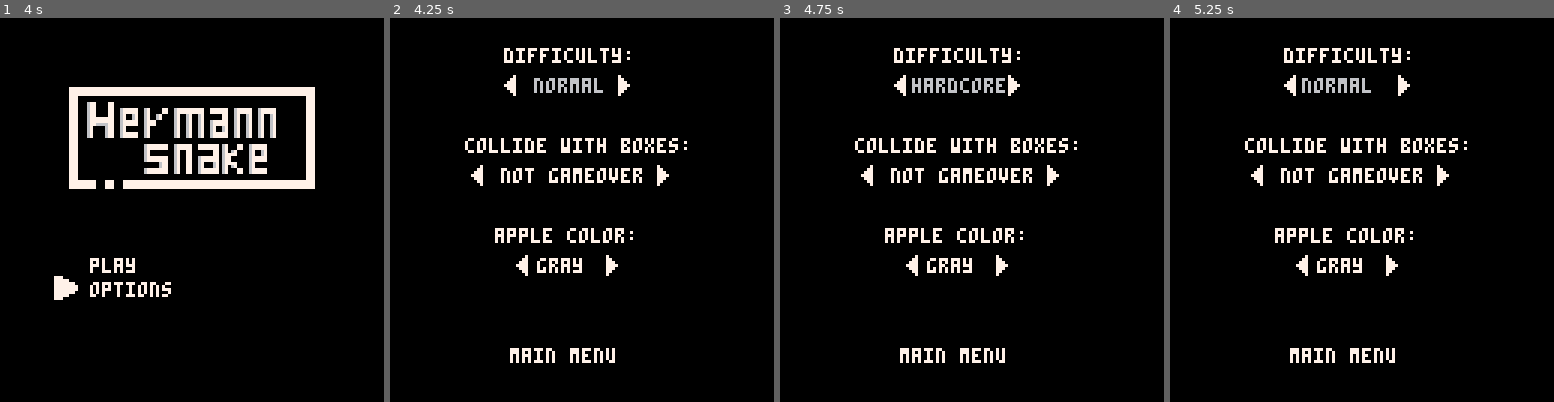
Above: before the commit, frames 1-4 (left to right).
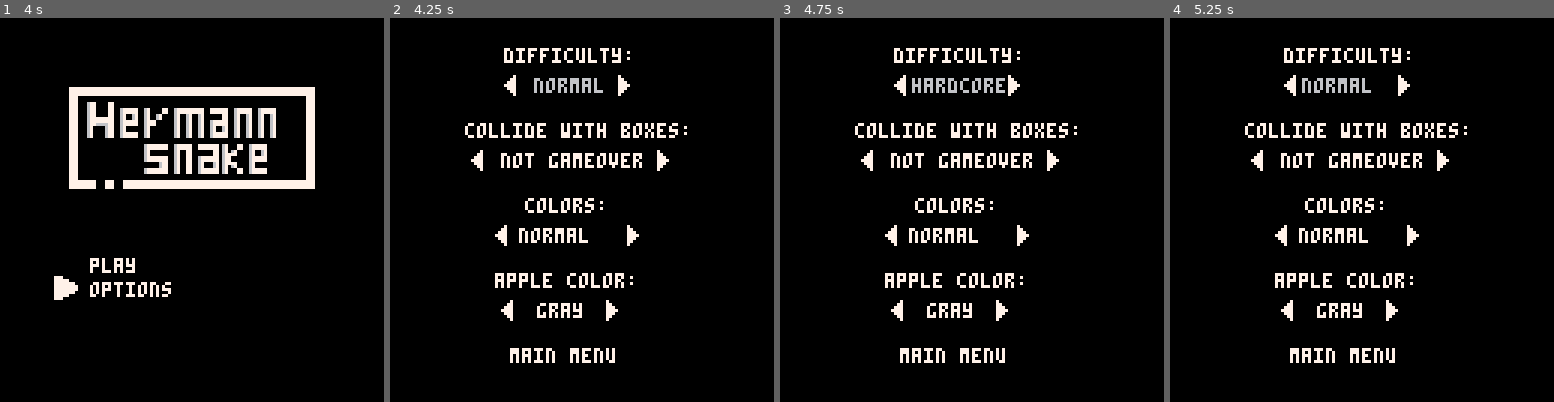
Above: after the commit, the same moments.

Repository: chiarabia/Hermann-Snake
Game: PICO-8 cartridge snake.p8
The game is run twice, just before and just after one commit, with the same random seed, the same clock (stepped at 60 frames per second) and the same inputs.
Inputs:
- Up to frame 1 (4 s): tap X (X key) at 0.33, 1.07, 1.85, 2.97 s; hold Right 1.6-2.1 s; hold Up 2.15-2.42 s; hold Right 2.47-3.03 s; hold Left 3.08-3.58 s; hold Down 3.63-3.97 s
- Up to frame 2 (4.25 s): hold Right from 4.02 s (still down); tap X (X key) at 4.08 s
- Up to frame 3 (4.75 s): release Right at 4.68 s; hold Up from 4.73 s (still down)
- Up to frame 4 (5.25 s): release Up at 5.03 s; hold Left from 5.08 s (still down); tap X (X key) at 5.2 s

Frame 1 is identical in both runs. In frame 2, 6.0% of the frame differs, in the area x 19-78%, y 27-79%; in frame 3, 6.0%; in frame 4, 6.0%.

Commit message:
collider and inverted colors

Diff:
--- a/draw.lua
+++ b/draw.lua
@@ -7,21 +7,21 @@
 end
 
 function draw_game()
-    cls(7)
+    cls(main_color)
     --draws la parte in alto
-    rectfill(0,0,127,10*grid_size,0)
+    rectfill(0,0,127,10*grid_size,small_color)
 
     --setta i dettagli per i blocchi
-    rectfill(1,1,125,1,7)
-    rectfill(1,1,1,last_y_b,7)
-    rectfill(125,1,125,last_y_b,7)
-    rectfill(1,last_y_b,11,last_y_b,7)
-    rectfill(13,last_y_b,13,last_y_b,7)
-    rectfill(15,last_y_b,125,last_y_b,7)
+    rectfill(1,1,125,1,main_color)
+    rectfill(1,1,1,last_y_b,main_color)
+    rectfill(125,1,125,last_y_b,main_color)
+    rectfill(1,last_y_b,11,last_y_b,main_color)
+    rectfill(13,last_y_b,13,last_y_b,main_color)
+    rectfill(15,last_y_b,125,last_y_b,main_color)
 
-    print("score:",5,(last_y_b/2)-1,7)
+    print("score:",5,(last_y_b/2)-1,main_color)
     score = #snake.body * 100
-    print(score,30,(last_y_b/2)-1,7)
+    print(score,30,(last_y_b/2)-1,main_color)
 
     for part in all(blocks) do
         block.draw(part)
@@ -34,14 +34,14 @@
 
 
 function draw_gameover()
-    print("highscore: ",35,35,7)
-    print(highscore,79,35,7)
-    print("gameover",44, 59,7)
-    print("score: ",44,69,7)
-    print(score,70,69,7)
-    print("difficulty: ",25,76,7)
-    print(difficulty,70,76,7)
-    print("press X for main menu",20, 110,7)
+    print("highscore: ",35,35,main_color)
+    print(highscore,79,35,main_color)
+    print("gameover",44, 59,main_color)
+    print("score: ",44,69,main_color)
+    print(score,70,69,main_color)
+    print("difficulty: ",25,76,main_color)
+    print(difficulty,70,76,main_color)
+    print("press X for main menu",20, 110,main_color)
 end
 
 function draw_options()
@@ -52,15 +52,20 @@
 	print("difficulty: ",38,10,7)
 	print(difficulty, 44,20,color_difficulty)
 
-    spr(sprite,25,49,1,1,true)
-    spr(sprite,87,49)
-	print("collide with boxes: ",25,40,7)
-	print(collide,37,50,color_gameover)
+    spr(sprite,25,44,1,1,true)
+    spr(sprite,87,44)
+	print("collide with boxes: ",25,35,7)
+    print(collide,37,45,color_gameover)
 
-    spr(sprite,40,79,1,1,true)
-    spr(sprite,70,79)
-	print("apple color:",35,70,7)
-	print(color_apple_string,45,80,color_apple_options)
+    spr(sprite,33,69,1,1,true)
+    spr(sprite,77,69)
+    print("colors: ",45,60,7)
+    print(colors_option,43,70,color_options_string)
+
+    spr(sprite,35,94,1,1,true)
+    spr(sprite,70,94)
+	print("apple color:",35,85,7)
+	print(color_apple_string,45,95,color_apple_options)
 
 
 	print("main menu",40, 110,color_menu)
--- a/init.lua
+++ b/init.lua
@@ -3,10 +3,14 @@
 		grid_size=2
         snake_vel=2
         score = 0
-        highscore= 0
+		highscore= 0
 		difficulty = " normal"
-        collide= "not gameover"
-        collision = false
+		collide= "not gameover"
+		colors_option = "normal"
+		collision = false
+		main_color = 7
+		small_color = 0
+		sprite_blocks = 1
 		color_apple_string = " gray"
         color_apple = 5
         palt(0,false)
@@ -82,10 +86,11 @@
     color_difficulty = 7
     color_gameover = 7
     color_menu = 7
-    color_apple_options = 7
-	y = 18
+	color_apple_options = 7
+	color_options_string = 7
+	y = 20
 	i = 1
-	positions = {18,48,78,108}
+	positions = {20,45,70,95,110}
 	_update = update_options
 	_draw = draw_options
 end
--- a/snake.p8
+++ b/snake.p8
@@ -6,22 +6,22 @@
 #include draw.lua
 #include tool.lua
 __gfx__
-00000000000000000000000000000000000000000000000000000000777000009979999977777777000000000000000000000000000000000000000000000000
-00000000000000000000000000000000000000000000000000000000777770009977999970000000000000000000000000000000000000000000000000000000
-00700700000000000000000000000000000000000000000000000000777777709977799970770077000000000000000000000000000000000000000000000000
-00077000000000000000000000000000000000000000000000000000777777779977779970770077000000000000000000000000000000000000000000000000
-00077000000000000000000000000000000000000000000000000000777777779977799970777777000000000000000000000000000000000000000000000000
-00700700000000000000000000000000000000000000000000000000777777709977999970777777000000000000000000000000000000000000000000000000
-00000000000000000000000000000000000000000000000000000000777770009979999970770077000000000000000000000000000000000000000000000000
-00000000000000000000000000000000000000000000000000000000777000009999999970770077000000000000000000000000000000000000000000000000
-00000000000000000000000000000000000000000000000000000000000000000000000000770077000000000000000000000000000000000000000000000000
-00000000000000000000000000000000000000000000000000000000000000000000000000000000000000000000000000000000000000000000000000000000
-00000000000000000000000000000000000000000000000000000000000000000000000000000000000000000000000000000000000000000000000000000000
-00000000000000000000000000000000000000000000000000000000000000000000000000000000000000000000000000000000000000000000000000000000
-00000000000000000000000000000000000000000000000000000000000000000000000000000000000000000000000000000000000000000000000000000000
-00000000000000000000000000000000000000000000000000000000000000000000000000000000000000000000000000000000000000000000000000000000
-00000000000000000000000000000000000000000000000000000000000000000000000000000000000000000000000000000000000000000000000000000000
-00000000000000000000000000000000000000000000000000000000000000000000000000000000000000000000000000000000000000000000000000000000
+00000000000000000000000077777777777777770000000000000000777000009979999977777777000000000000000000000000000000000000000000000000
+00000000000000000000000077777777777777770000000000000000777770009977999970000000000000000000000000000000000000000000000000000000
+00700700000000000000000077777777777777770000000000000000777777709977799970770077000000000000000000000000000000000000000000000000
+00077000000000000000000077777777777777770000000000000000777777779977779970770077000000000000000000000000000000000000000000000000
+00077000000000000000000077777777777777770000000000000000777777779977799970777777000000000000000000000000000000000000000000000000
+00700700000000000000000077777777777777770000000000000000777777709977999970777777000000000000000000000000000000000000000000000000
+00000000000000000000000077777777777777770000000000000000777770009979999970770077000000000000000000000000000000000000000000000000
+00000000000000000000000077777777777777770000000000000000777000009999999970770077000000000000000000000000000000000000000000000000
+00000000000000000000000077777777777777770000000000000000000000000000000000770077000000000000000000000000000000000000000000000000
+00000000000000000000000077777777777777770000000000000000000000000000000000000000000000000000000000000000000000000000000000000000
+00000000000000000000000077777777777777770000000000000000000000000000000000000000000000000000000000000000000000000000000000000000
+00000000000000000000000077777777777777770000000000000000000000000000000000000000000000000000000000000000000000000000000000000000
+00000000000000000000000077777777777777770000000000000000000000000000000000000000000000000000000000000000000000000000000000000000
+00000000000000000000000077777777777777770000000000000000000000000000000000000000000000000000000000000000000000000000000000000000
+00000000000000000000000077777777777777770000000000000000000000000000000000000000000000000000000000000000000000000000000000000000
+00000000000000000000000077777777777777770000000000000000000000000000000000000000000000000000000000000000000000000000000000000000
 00000000000000000000000000000000000000000000000000000000000000000000000000000000000000000000000000000000000000000000000000000000
 00000000000000000000000000000000000000000000000000000000000000000000000000000000000000000000000000000000000000000000000000000000
 00000000000000000000000000000000000000000000000000000000000000000000000000000000000000000000000000000000000000000000000000000000
--- a/tool.lua
+++ b/tool.lua
@@ -44,7 +44,9 @@
 end
 
 collision_snake = function(self,block)
-    if (bounding_boxes_overlapping(self,block)) then
+    if ((snake.x >= block.x and snake.x <= (block.x + block.width -1)) and (snake.y == block.y or snake.y == (block.y + block.width -1))) or (
+        (snake.y >= block.y and snake.y <= (block.y + block.width-1)) and (snake.x == block.x or snake.x == (block.x + block.width -1))
+    ) then
         init_gameover()
     end
 end
@@ -53,7 +55,7 @@
     rectfill(self.x*grid_size,self.y* grid_size,(self.x+2)*grid_size-1,(self.y+2)*grid_size-1,color_apple)
 end
 draw_block = function(self)
-    spr(1,self.x*grid_size,self.y*grid_size,grid_size,grid_size)
+    spr(sprite_blocks,self.x*grid_size,self.y*grid_size,grid_size,grid_size)
     --rect(self.x*grid_size,self.y*grid_size,(self.x*grid_size)+self.width,(self.y*grid_size)+self.height,0)
 end
 
@@ -138,7 +140,7 @@
 function gameover_animation()
     circle.animation.elapsed += timer.elapsed
     if (circle.animation.elapsed >= circle.animation.length) then
-        rectfill(0,y,128,1,0)
+        rectfill(0,y,128,1,small_color)
         y = y+1
         circle.animation.elapsed = 0
     end
@@ -149,7 +151,7 @@
     timer.elapsed = (time() - timer.last)
     timer.last = time()
 end
-
+--[[
 function lines_overlapping(min1,max1,min2,max2)
     return max1>min2 and max2>min1
 end
@@ -161,4 +163,4 @@
 
 function bounding_boxes_overlapping(obj1,obj2)
     return rects_overlapping(obj1.x*grid_size,obj1.y*grid_size,(obj1.x*grid_size),(obj1.y*grid_size),obj2.x*grid_size,obj2.y*grid_size,(obj2.x*grid_size)+obj2.width,(obj2.y*grid_size)+obj2.height)
-end
+end  ]]
--- a/update.lua
+++ b/update.lua
@@ -59,17 +59,17 @@
 end
 
 function update_options()
-    if(btnp(⬇️) and y != 108) then
+    if(btnp(⬇️) and y != 110) then
         i = i + 1
         y = positions[i]
     end
 
-    if(btnp(⬆️) and y!= 18) then
+    if(btnp(⬆️) and y!= 20) then
         i = i - 1
         y = positions[i]
     end
 
-    if(y == 18) then
+    if(y == 20) then
         color_difficulty = 6
         color_gameover = 7
         if btnp(➡️) then
@@ -84,7 +84,7 @@
         end
     end
 
-    if(y== 108) then
+    if(y== 110) then
         color_menu = 6
         color_apple_options = 7
         if btnp(❎) then
@@ -92,10 +92,10 @@
         end
     end
 
-    if(y==48) then
+    if(y==45) then
         color_gameover = 6
         color_difficulty = 7
-        color_apple_options = 7
+        color_options_string = 7
         if btnp(⬅️) then
             collide = "not gameover"
             collision = false
@@ -106,15 +106,41 @@
         end
     end
 
-    if(y == 78) then
+    if(y == 70) then
+        color_options_string = 6
+        color_gameover = 7
+        color_apple_options = 7
+        if btnp(➡️) then
+            colors_option = "inverted"
+            main_color = 0
+		    small_color = 7
+		    sprite_blocks = 3
+        end
+        if btnp(⬅️) then
+            colors_option = "normal"
+            main_color = 7
+            small_color = 0
+            sprite_blocks = 1
+        end
+    end
+
+    if(y == 95) then
         color_apple_options = 6
         color_menu = 7
-        color_gameover = 7
-        if btnp(➡️) then
+        color_options_string = 7
+        if btnp(➡️) and color_apple != 7 then
             color_apple_string = " black"
             color_apple = 0
         end
-        if btnp(⬅️) then
+        if (btnp(➡️) and color_apple == 7) then
+            color_apple_string = " gray"
+            color_apple = 5
+        end
+        if btnp(⬅️) and color_apple != 0 then
+            color_apple_string = "white"
+            color_apple = 7
+        end
+        if (btnp(⬅️) and color_apple == 0) then
             color_apple_string = " gray"
             color_apple = 5
         end
